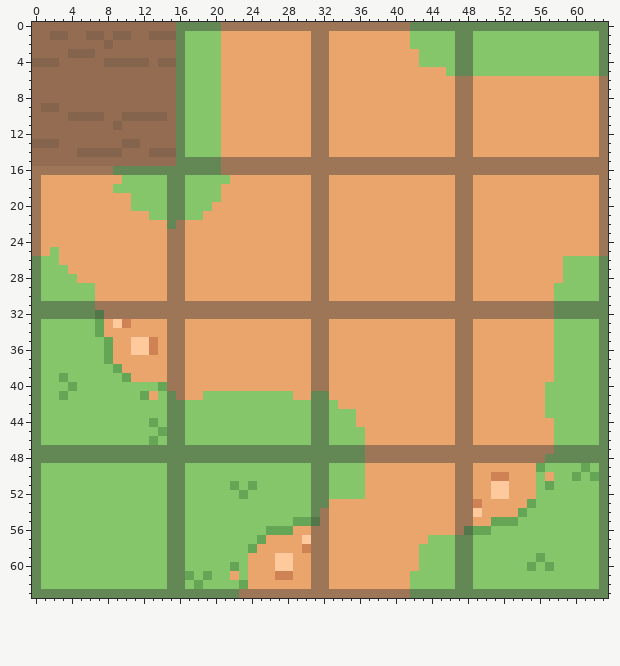
Two versions of one pixel-art sprite, Art/Tilemaps/Tilemap_Floors.png. Above, as it was before the edit.
The file is 64x64 pixels. Colours within 5 levels of each other are drawn and written as one.
After:
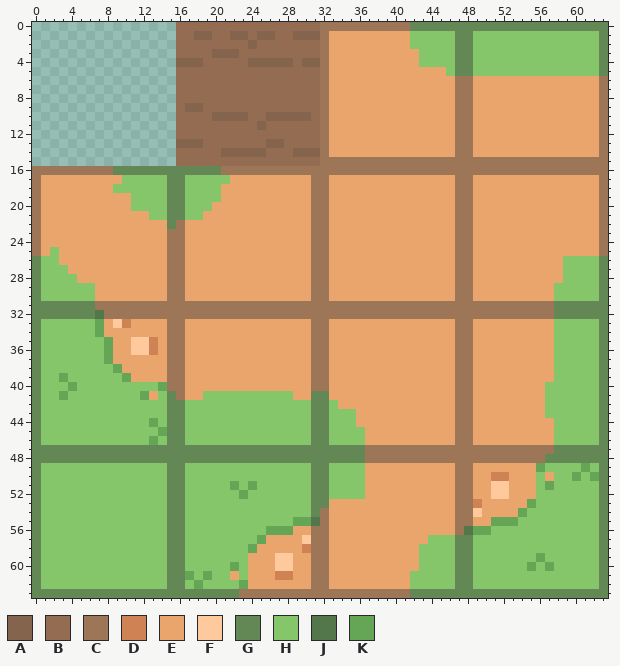
Palette (. is transparent): A #85644e  B #946c51  C #9c7656  D #cf8254  E #eaa56c  F #fec99c  G #648855  H #84c669  J #53764a  K #65a556
Difference:
Changed rows in their new state; - is an unchanged pixel.
first column x 0:
 0 ................BBBBBBBBBBBBBBBB
 1 ................BBAABBAABAABBAAA
 2 ................BBBBBBBBABBBBBBB
 3 ................BBBBAAABBBBBBBBB
 4 ................AAABBBBBAAAAABAA
 5 ................BBBBBBBBBBBBBBBB
 6 ................BBBBBBBBBBBBBBBB
 7 ................BBBBBBBBBBBBBBBB
 8 ................BBBBBBBBBBBBBBBB
 9 ................BAABBBBBBBBBBBBB
10 ................BBBBAAAABBAAAAAB
11 ................BBBBBBBBBABBBBBB
12 ................BBBBBBBBBBBBBBBB
13 ................AAABBBBBBBAABBBB
14 ................BBBBBAAAAABBBAAA
15 ................BBBBBBBBBBBBBBBB
Where, in picture pixels (left, top, right, bottom), the same in both pictures:
changed: (32, 22, 320, 166)
